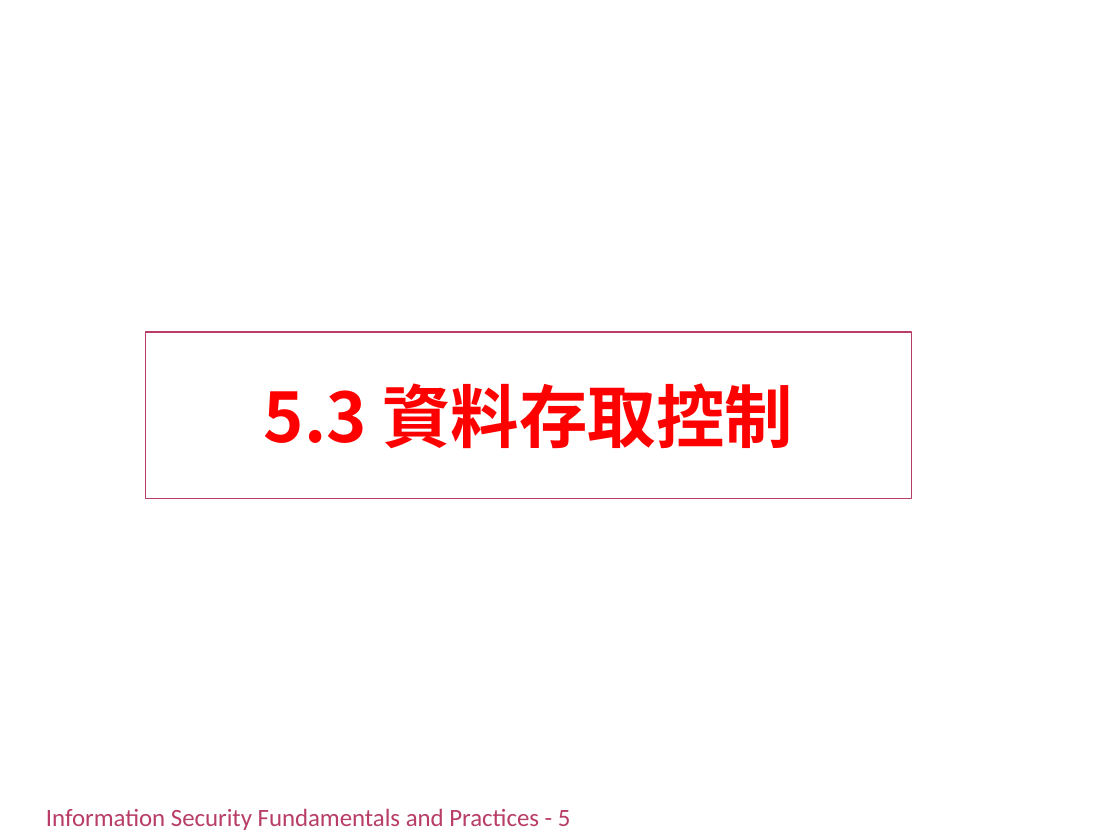
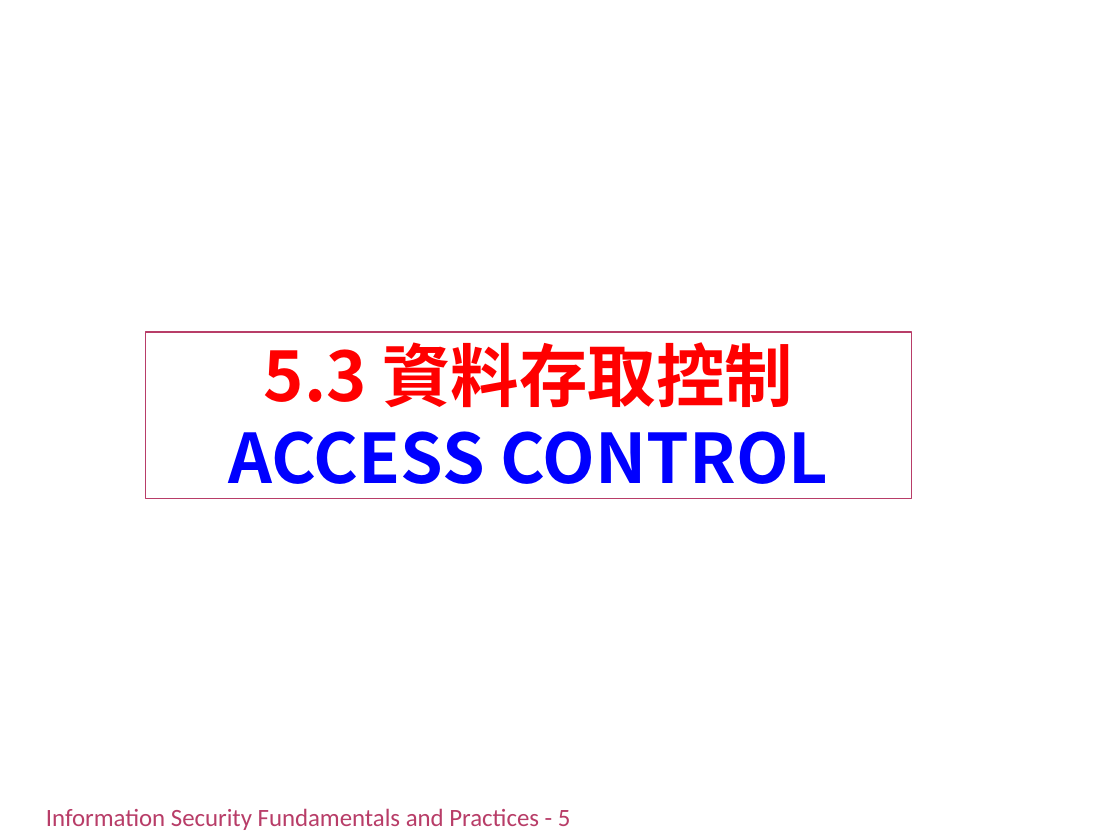
Before and after one commit to chih-chengwu/Information-Security-Markdown, a slide deck: slide 31 of 副本/Ch4_認證授權與存取控制(潘天佑的第5章).pptx. Drawn at 1120x840 pixels with LibreOffice and Linux fonts; fonts in the diff are those of the drawing; background and template pictures are left out. Boxes give left, top, right and bottom in pixels: in the first picture for what was removed or moved away, otherwise in the second. Text is boxed around its words. In the diff, an @@ line names an element or a change of style, - is before the commit and + after.

```diff
--- a/副本/Ch4_認證授權與存取控制(潘天佑的第5章).pptx
+++ b/副本/Ch4_認證授權與存取控制(潘天佑的第5章).pptx
@@ title at [228,331,828,499]: text changed; text colour #FF0000 to #0000FF @@
-5.3 資料存取控制
+5.3 資料存取控制
+ACCESS CONTROL
```
Also in this commit, not shown: 16 other slides changed.
